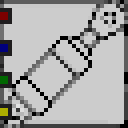
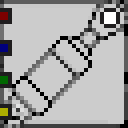
Layers edited between the first and the second 128x128 image:
painted on "actuator.png" over [100, 8, 120, 28]
